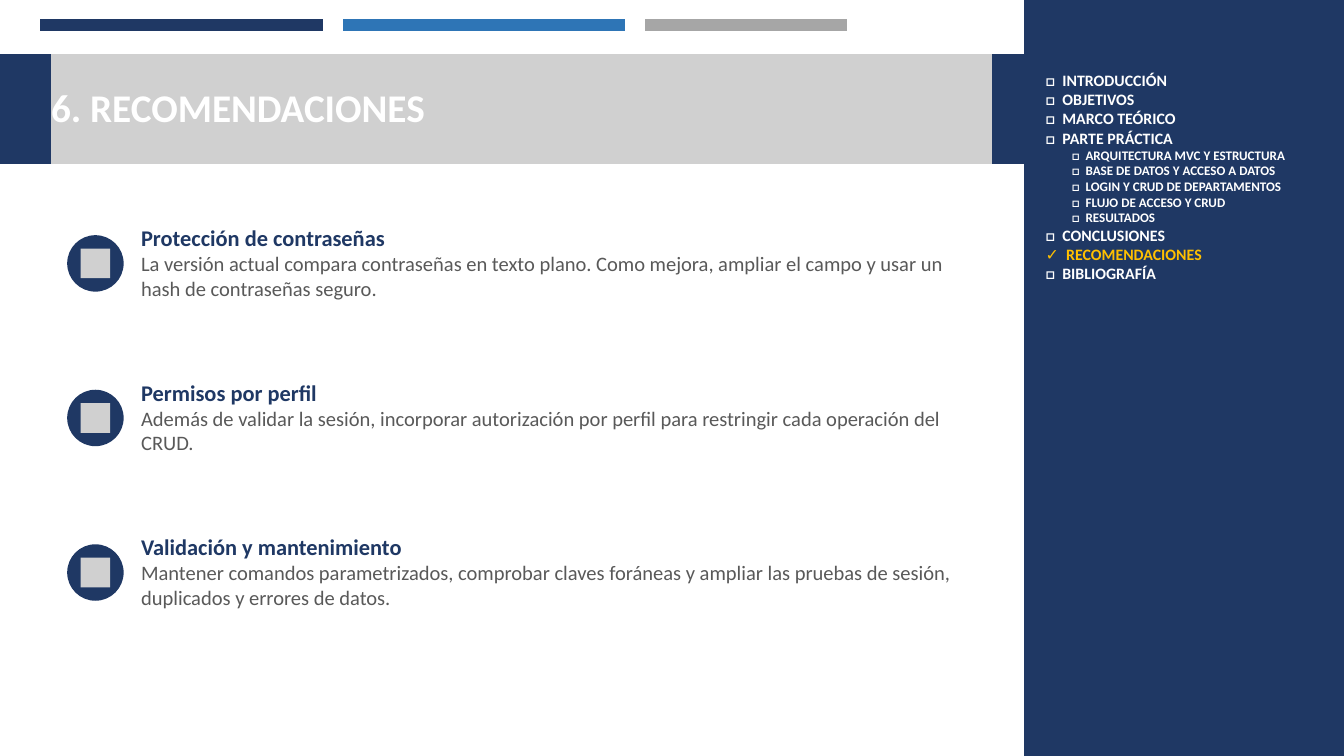
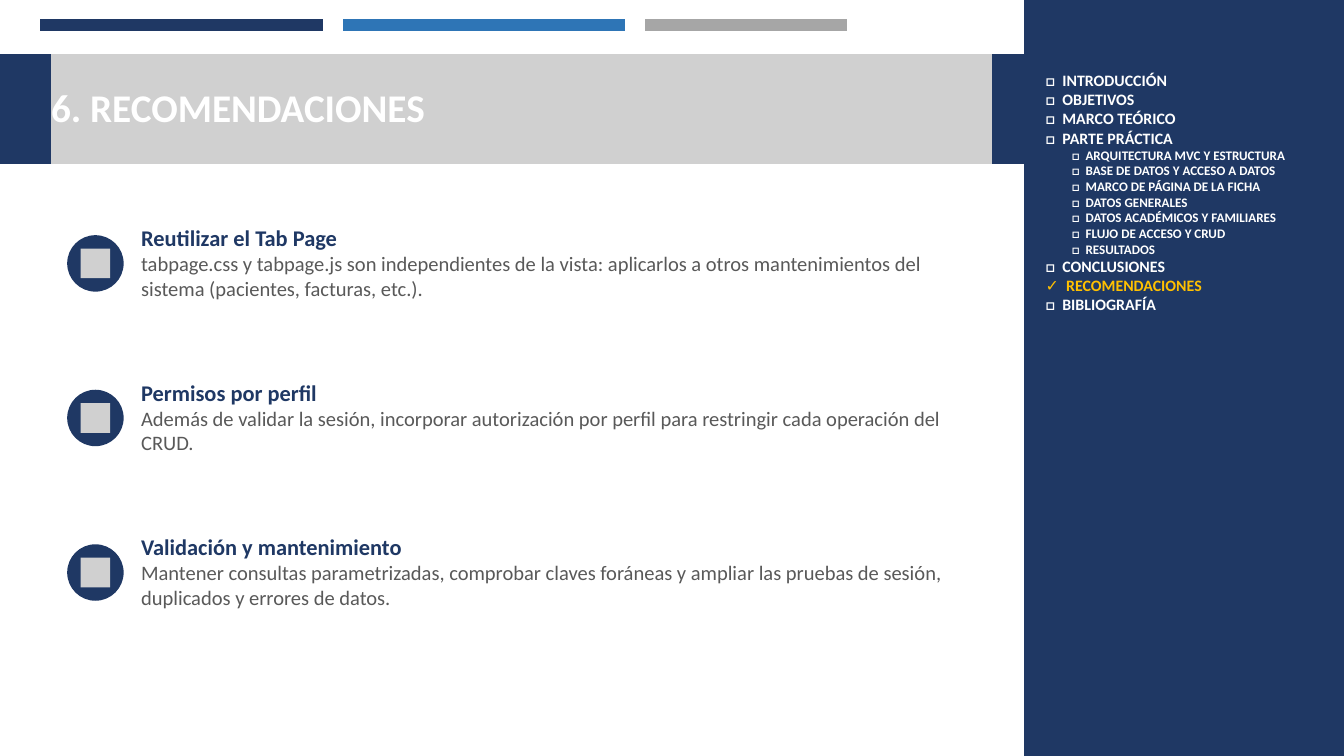
Before and after one commit to Josue-Chango/SIDH_GR02, a slide deck: slide 10 of DOTNET/TABPAGE/02. DOCUMENTACION/TABPAGE_DOTNET_SQL_GR02.pptx (slide 9 before the commit). Drawn at 1344x756 pixels with LibreOffice and Linux fonts; fonts in the diff are those of the drawing; grey boxes stand for pictures. Boxes give left, top, right and bottom in pixels: in the first picture for what was removed or moved away, otherwise in the second. Text is boxed around its words. In the diff, an @@ line names an element or a change of style, - is before the commit and + after.

Commit message:
presentacion tabpage

```diff
--- a/DOTNET/TABPAGE/02. DOCUMENTACION/TABPAGE_DOTNET_SQL_GR02.pptx
+++ b/DOTNET/TABPAGE/02. DOCUMENTACION/TABPAGE_DOTNET_SQL_GR02.pptx
@@ text at (1086, 180, 1276, 222): text changed @@
-□ LOGIN Y CRUD DE DEPARTAMENTOS
+□ MARCO DE PÁGINA DE LA FICHA
+□ DATOS GENERALES
+□ DATOS ACADÉMICOS Y FAMILIARES
@@ text at (141, 230, 921, 300): text changed @@
-Protección de contraseñas
-La versión actual compara contraseñas en texto plano. Como mejora, ampliar el campo y usar un hash de contraseñas seguro.
+Reutilizar el Tab Page
+tabpage.css y tabpage.js son independientes de la vista: aplicarlos a otros mantenimientos del sistema (pacientes, facturas, etc.).
@@ text at (141, 565, 942, 609): text changed @@
-Mantener comandos parametrizados, comprobar claves foráneas y ampliar las pruebas de sesión, duplicados y errores de datos.
+Mantener consultas parametrizadas, comprobar claves foráneas y ampliar las pruebas de sesión, duplicados y errores de datos.
```
Also in this commit, not shown: 9 other slides changed, 1 slide added.
